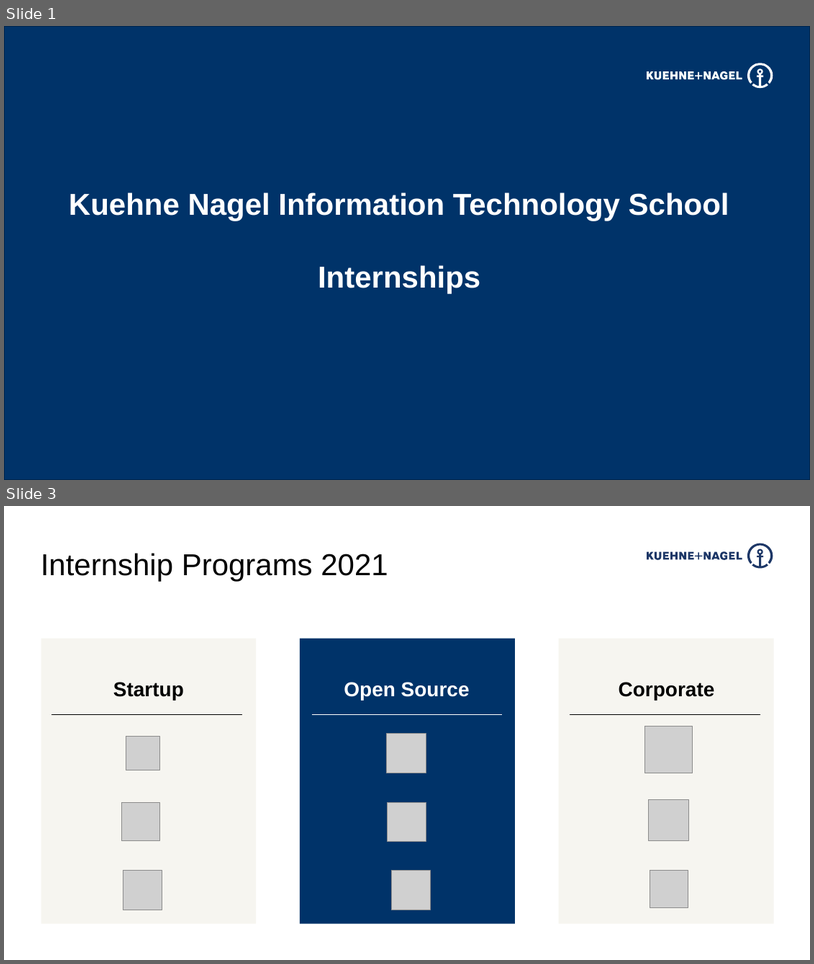
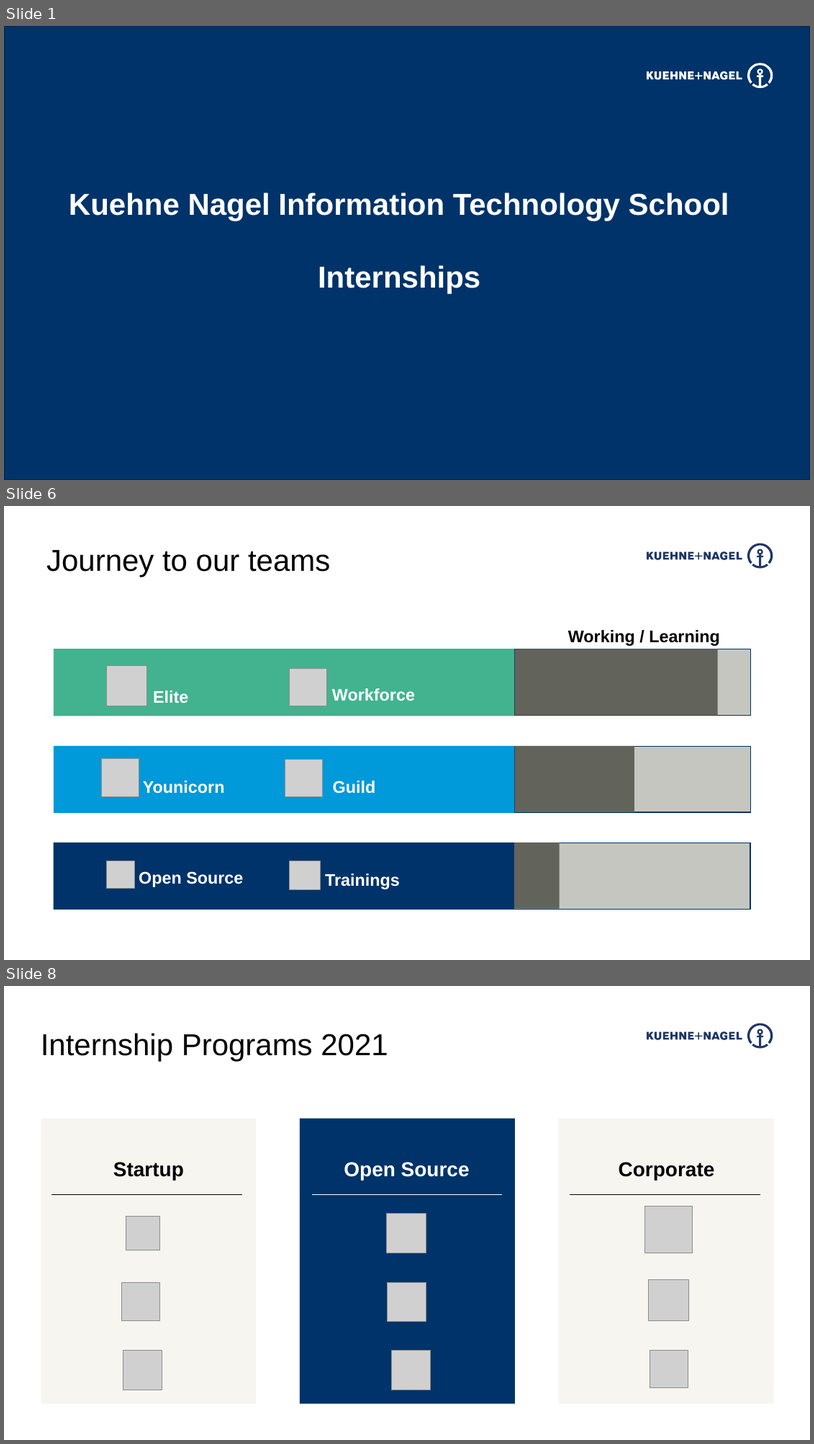
Before and after one commit to stefanofiorenza/KNITS, a slide deck: Presentations/KNITS/Events/KNITS4Business/KNITS-Programs2021.pptx. Shown one above the other, each under a label of ours: slides 1 and 3 before the commit, slides 1, 6 and 8 after it; the slides between them are not shown. The pictures are 814x964 and 814x1444 pixels, drawn with LibreOffice and Linux fonts; fonts in the diff are those of the drawing; grey boxes stand for pictures. Boxes give left, top, right and bottom in pixels: in the first picture for what was removed or moved away, otherwise in the second. Text is boxed around its words. In the diff, an @@ line names an element or a change of style, - is before the commit and + after.

```diff
--- a/Presentations/KNITS/Events/KNITS4Business/KNITS-Programs2021.pptx
+++ b/Presentations/KNITS/Events/KNITS4Business/KNITS-Programs2021.pptx
@@ slide 6 added at bbox=[4, 506, 810, 960], background #FFFFFF; not listed: 1 template element that a slide beside it also shows @@
@@ text added at bbox=[46, 550, 330, 577], 36 pt, text #000000 @@
+Journey to our teams
@@ text added at bbox=[568, 630, 720, 646], 20 pt, text #000000, bold @@
+Working / Learning
@@ rectangle added at bbox=[54, 649, 514, 716], fill #42B38E @@
@@ rectangle added at bbox=[515, 649, 751, 715], fill #C5C6BF, outline #003369 1 pt @@
@@ rectangle added at bbox=[515, 649, 718, 716], fill #62635B @@
@@ picture added at bbox=[107, 665, 147, 705] @@
@@ picture added at bbox=[290, 668, 327, 705] @@
@@ text added at bbox=[153, 690, 188, 703], 20 pt, text #FFFFFF, bold @@
+Elite
@@ text added at bbox=[332, 688, 415, 700], 20 pt, text #FFFFFF, bold @@
+Workforce
@@ rectangle added at bbox=[54, 746, 514, 813], fill #0099DA @@
@@ picture added at bbox=[102, 759, 139, 796] @@
@@ picture added at bbox=[286, 759, 323, 797] @@
@@ rectangle added at bbox=[515, 746, 751, 812], fill #C5C6BF, outline #003369 1 pt @@
@@ rectangle added at bbox=[515, 746, 635, 812], fill #62635B @@
@@ text added at bbox=[143, 780, 225, 793], 20 pt, text #FFFFFF, bold @@
+Younicorn
@@ text added at bbox=[333, 780, 376, 793], 20 pt, text #FFFFFF, bold @@
+Guild
@@ rectangle added at bbox=[54, 842, 514, 909], fill #003369 @@
@@ rectangle added at bbox=[514, 843, 751, 909], fill #C5C6BF, outline #003369 1 pt @@
@@ rectangle added at bbox=[514, 842, 560, 908], fill #62635B @@
@@ picture added at bbox=[107, 860, 134, 888] @@
@@ text added at bbox=[139, 871, 243, 887], 20 pt, text #FFFFFF, bold @@
+Open Source
@@ picture added at bbox=[290, 860, 320, 889] @@
@@ text added at bbox=[325, 873, 400, 889], 20 pt, text #FFFFFF, bold @@
+Trainings
@@ what was slide 3 is now slide 8 @@
```
Also in this commit, not shown: 2 slides changed, 4 other slides added, 16 other files.
